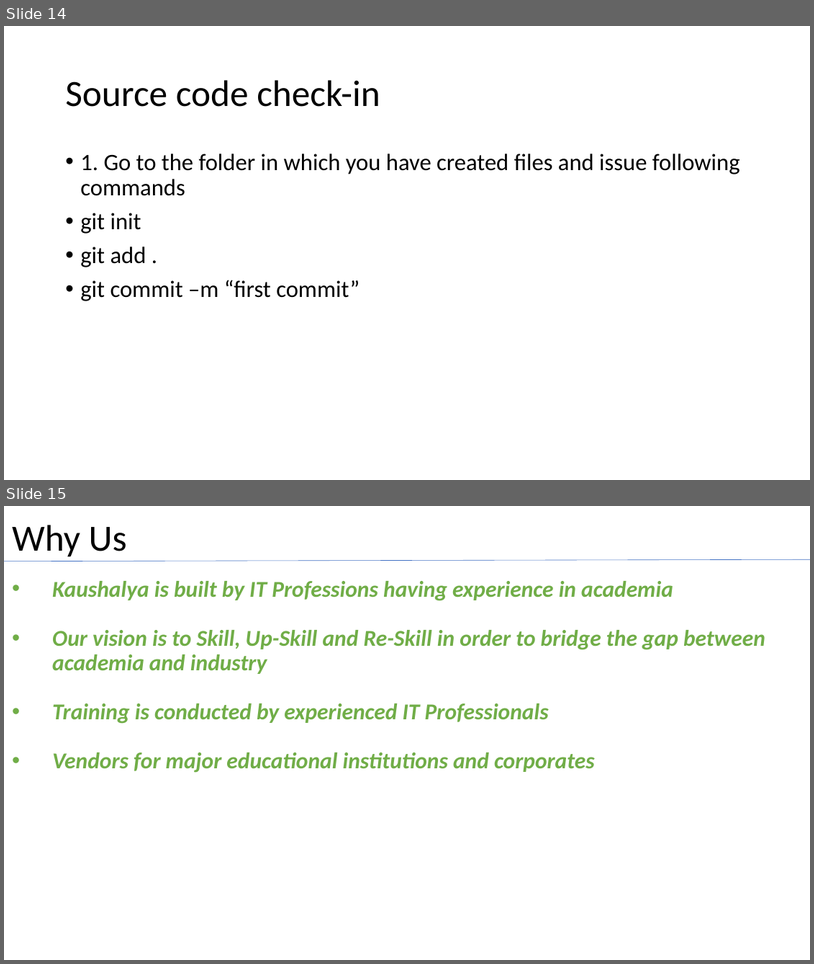
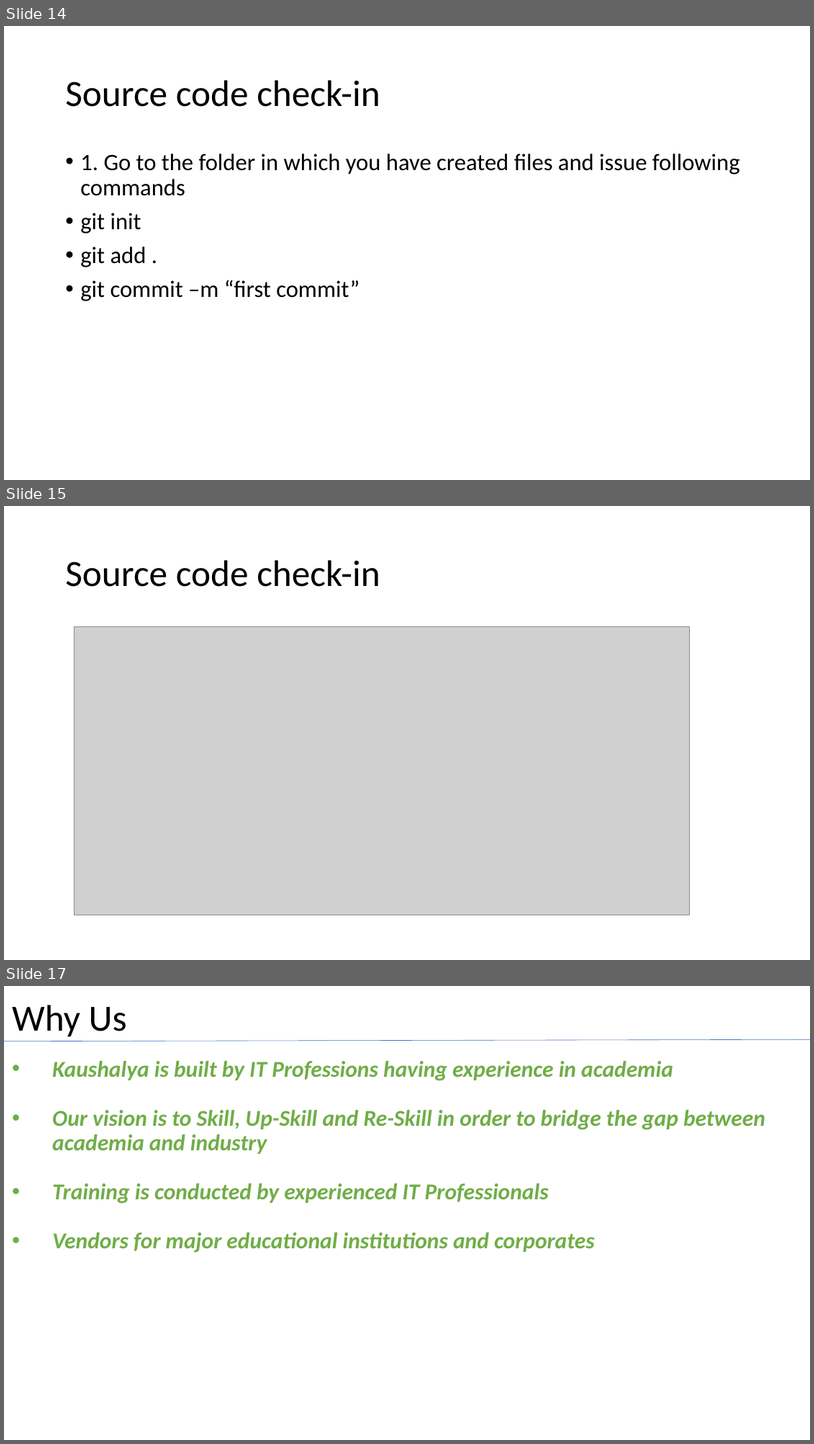
Before and after one commit to raghuprasadks/cloudcomputingtraining, a slide deck: 02_GIT_KaushalyaEduTech.pptx. Shown one above the other, each under a label of ours: slides 14 and 15 before the commit, slides 14, 15 and 17 after it; the slides between them are not shown. The pictures are 814x964 and 814x1444 pixels, drawn with LibreOffice and Linux fonts; fonts in the diff are those of the drawing; grey boxes stand for pictures. Boxes give left, top, right and bottom in pixels: in the first picture for what was removed or moved away, otherwise in the second. Text is boxed around its words. In the diff, an @@ line names an element or a change of style, - is before the commit and + after.

Commit message:
another checkin

```diff
--- a/02_GIT_KaushalyaEduTech.pptx
+++ b/02_GIT_KaushalyaEduTech.pptx
@@ slide 15 added at (4,506,810,960), background #FFFFFF @@
@@ title added at (65,560,381,587), 44 pt, text #000000 @@
+Source code check-in
@@ picture added at (74,627,690,915) @@
@@ what was slide 15 is now slide 17 @@
```
Also in this commit, not shown: 1 other slide added.
